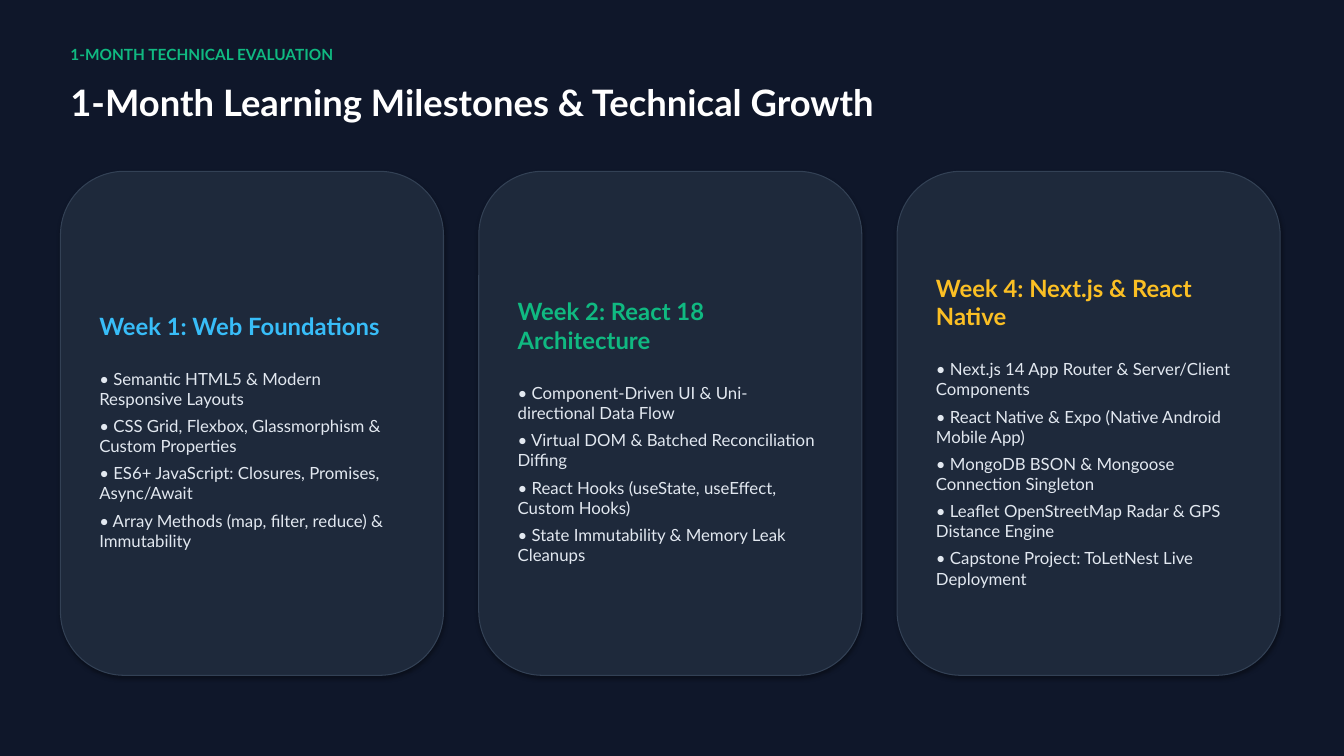
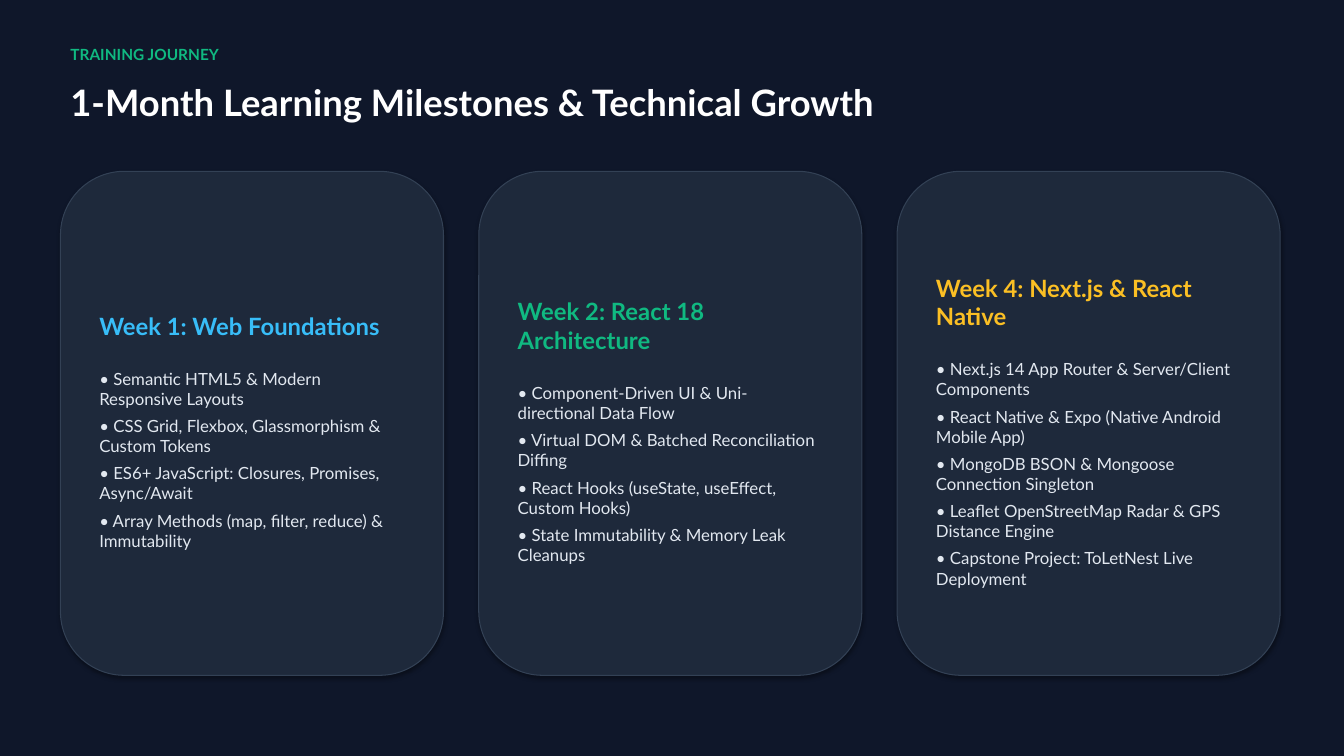
Before and after one commit to wasi-747/1-month-training-resources, a slide deck: slide 2 of 1_Month_Training_Executive_Evaluation.pptx. Drawn at 1344x756 pixels with LibreOffice and Linux fonts; fonts in the diff are those of the drawing. Boxes give left, top, right and bottom in pixels: in the first picture for what was removed or moved away, otherwise in the second. Text is boxed around its words. In the diff, an @@ line names an element or a change of style, - is before the commit and + after.

```diff
--- a/1_Month_Training_Executive_Evaluation.pptx
+++ b/1_Month_Training_Executive_Evaluation.pptx
@@ text at box(70, 49, 219, 60): text changed @@
-1-MONTH TECHNICAL EVALUATION
+TRAINING JOURNEY
@@ text in rounded rectangle at box(99, 419, 364, 452): text changed @@
-• CSS Grid, Flexbox, Glassmorphism & Custom Properties
+• CSS Grid, Flexbox, Glassmorphism & Custom Tokens
```
Also in this commit, not shown: 4 other slides changed.
